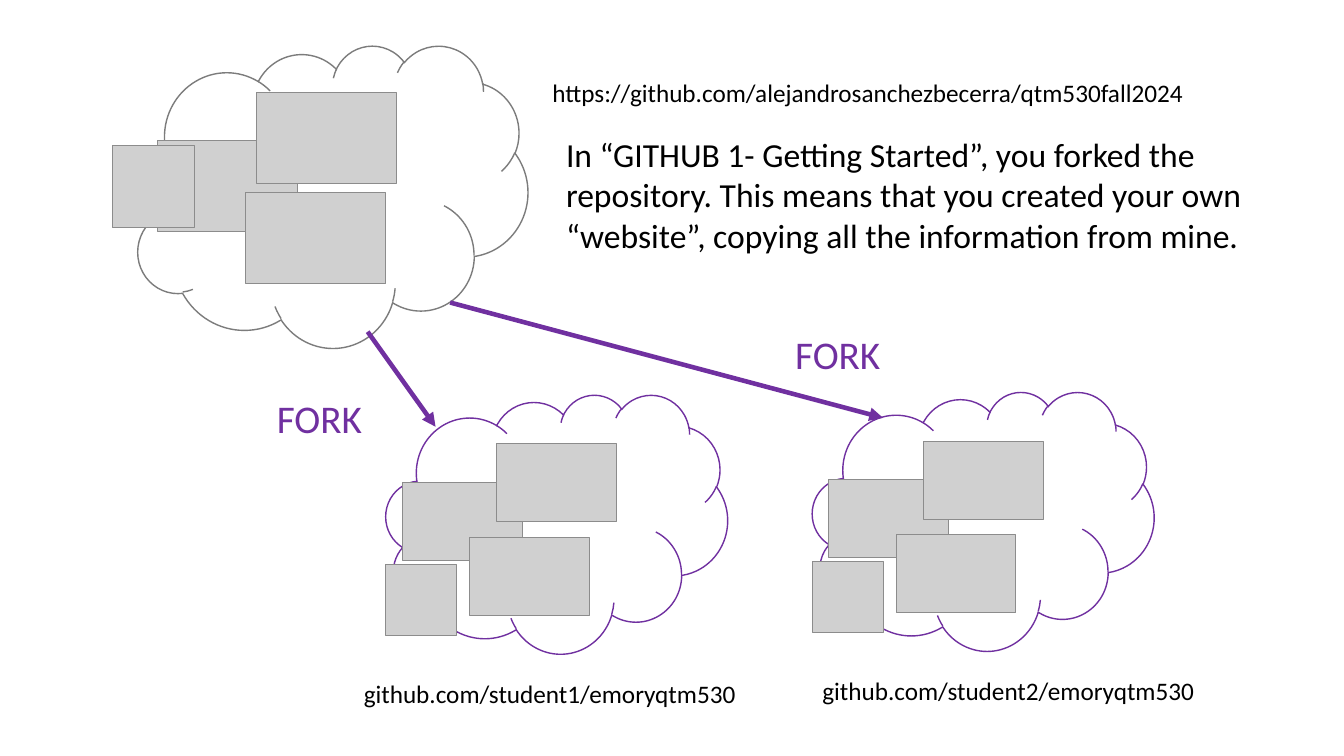
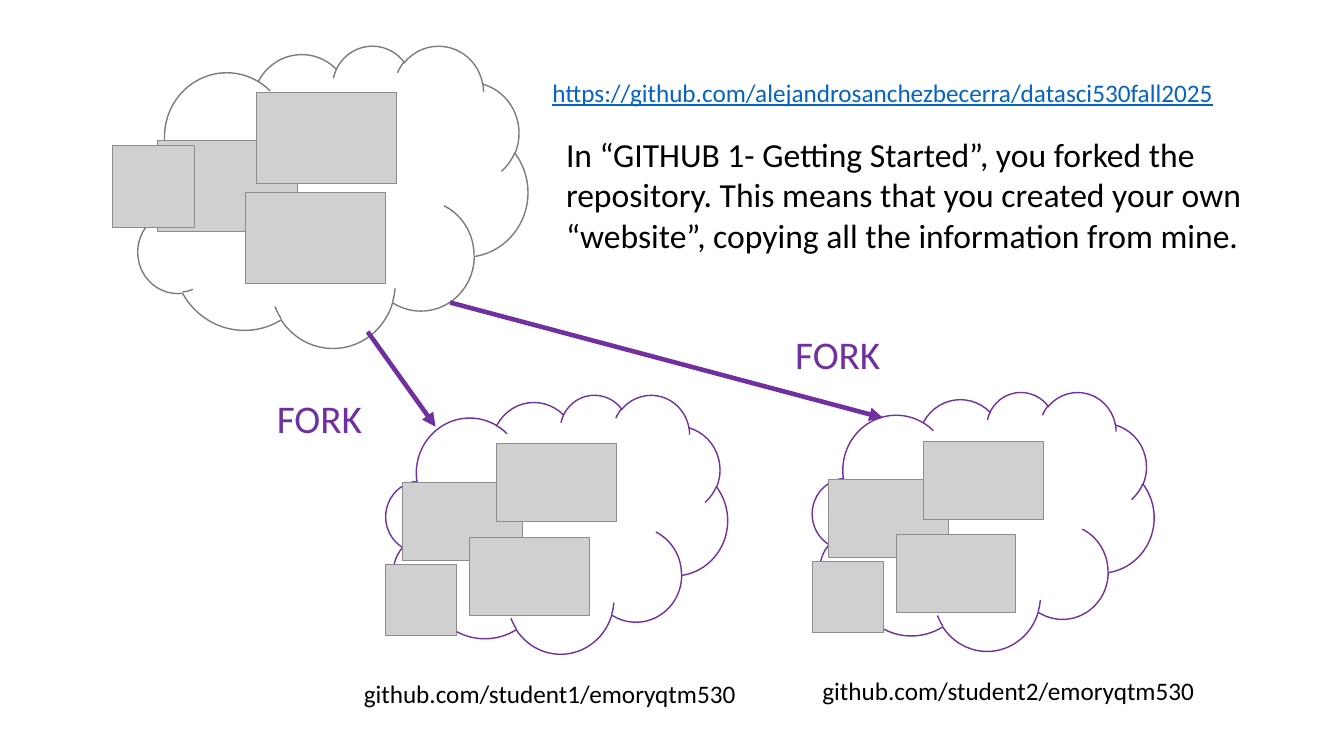
Before and after one commit to zepengzhou/computing_25fall, a slide deck: slide 4 of computing_setup/tutorials/Lecture-GithubReview.pptx. Drawn at 1344x756 pixels with LibreOffice and Linux fonts; fonts in the diff are those of the drawing; grey boxes stand for pictures. Boxes give left, top, right and bottom in pixels: in the first picture for what was removed or moved away, otherwise in the second. Text is boxed around its words. In the diff, an @@ line names an element or a change of style, - is before the commit and + after.

```diff
--- a/computing_setup/tutorials/Lecture-GithubReview.pptx
+++ b/computing_setup/tutorials/Lecture-GithubReview.pptx
@@ text at box(552, 84, 1212, 107): text changed; text colour #000000 to #0563C1 @@
-https://github.com/alejandrosanchezbecerra/qtm530fall2024
+https://github.com/alejandrosanchezbecerra/datasci530fall2025
```
Also in this commit, not shown: 4 other slides changed, 7 other files.
